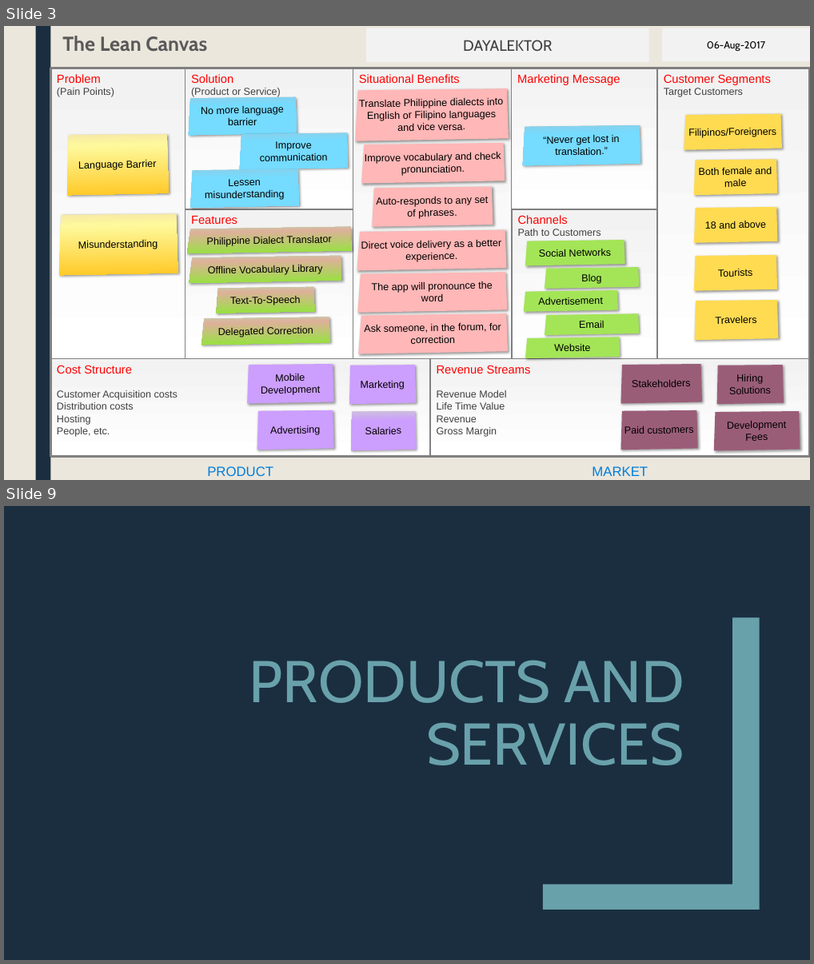
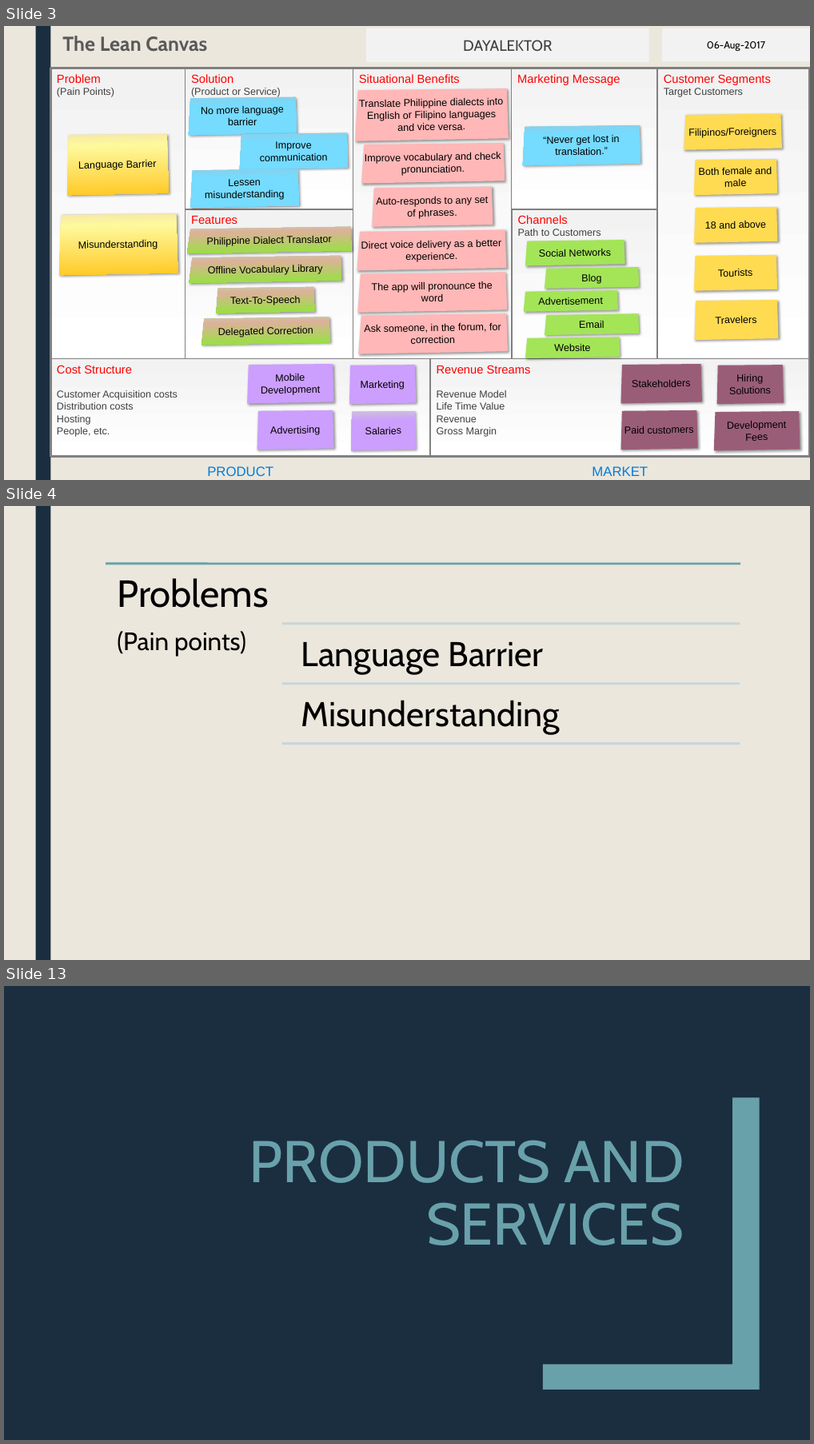
Before and after one commit to mlbelchez/Project---TENTREP, a slide deck: Presentation/PPT/Presentation 2.pptx. Shown one above the other, each under a label of ours: slides 3 and 9 before the commit, slides 3, 4 and 13 after it; the slides between them are not shown. The pictures are 814x964 and 814x1444 pixels, drawn with LibreOffice and Linux fonts; fonts in the diff are those of the drawing. Boxes give left, top, right and bottom in pixels: in the first picture for what was removed or moved away, otherwise in the second. Text is boxed around its words. In the diff, an @@ line names an element or a change of style, - is before the commit and + after.

```diff
--- a/Presentation/PPT/Presentation 2.pptx
+++ b/Presentation/PPT/Presentation 2.pptx
@@ slide 4 added at (4, 506, 810, 960), background #EBE7DD; not listed: 1 template element that a slide beside it also shows @@
@@ group added at (106, 564, 741, 743): 4 lines, 3 texts @@
+Problems
+(Pain points)
+Language Barrier
+Misunderstanding
@@ what was slide 9 is now slide 13 @@
```
Also in this commit, not shown: 5 slides changed, 3 other slides added.
